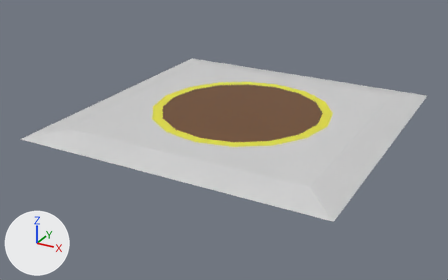
An edit to the Blender file Assets/Models/Nianyi/Water Dump.blend, drawn before and after from the same camera.
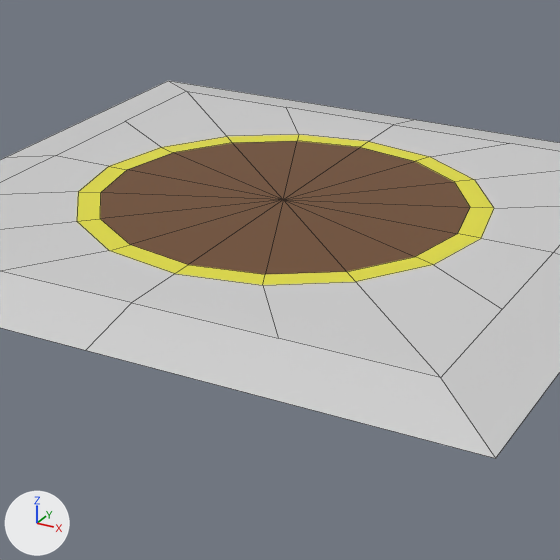
Old and new are each drawn whole from a 50 mm camera at (0.88, -1.706, 0.742) aimed at (-0.034, -0.044, -0.089) and again close up on the part from 27% to 81% of the width and 8% to 95% of the height. The axes (+X, +Y, +Z) are drawn at lower left. The lights are the same throughout. The close-ups show mesh edges as thin lines.

The older version as bpy lines, for what is in view:
```python
me_plane = bpy.data.meshes.new('Plane')
me_plane.from_pydata(...)  # 57 vertices, 56 faces; spans x -0.5..0.5, y -0.016..0.004, z -0.516..0.484
# faces by material slot: [24, 16, 16]
me_plane.materials.append(mat_surface)  # light grey #d2d2d2
me_plane.materials.append(mat_drain_hole)  # brown #714c2c
me_plane.materials.append(mat_ring)  # yellow #e7e240
ob_plane = bpy.data.objects.new('Plane', me_plane)
ob_plane.location = (0.0, 0.0, 0.0)
ob_plane.rotation_euler = (1.571, 0.0, 0.0)  # degrees (90, 0, 0)
```
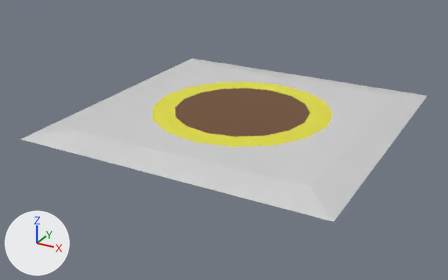
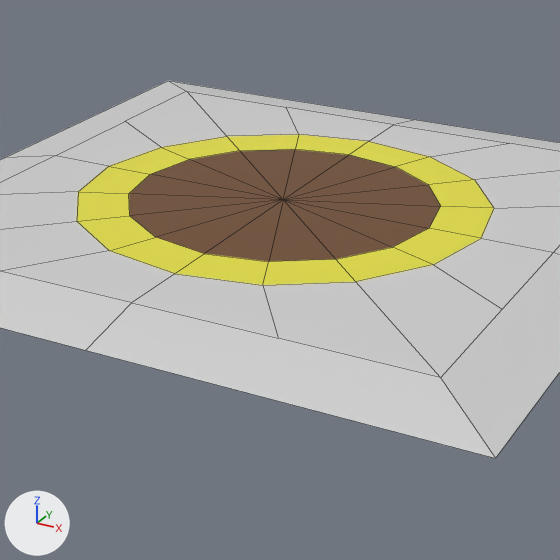
Changed parts and their boxes (x1, y1, x2, y2) in the close-ups (560 x 560 px; the box of a moved part takes in the faces that stretch with it):
part 1 of me_plane, moved or reshaped
    both: (77, 134, 494, 285)

The change in detail:
me_plane has 57 vertices, 56 faces and spans x -0.5..0.5, y -0.016..0.004, z -0.516..0.484.
me_plane is used by ob_plane; location (0.0, 0.0, 0.0); rotation (1.571, 0.0, 0.0), in degrees (90, 0, 0).
Part 1, on me_plane:
Vertex 41 of me_plane moves from (-0.267, 0.004, -0.016) at pixel (127, 169) to (-0.225, 0.004, -0.016) at pixel (150, 174).
Vertex 42 of me_plane moves from (0.0, 0.004, 0.251) at pixel (188, 264) to (0.0, 0.004, 0.209) at pixel (204, 253).
Vertex 43 of me_plane moves from (-0.189, 0.004, 0.172) at pixel (100, 218) to (-0.159, 0.004, 0.143) at pixel (129, 215).
Vertex 44 of me_plane moves from (-0.102, 0.004, 0.23) at pixel (130, 244) to (-0.086, 0.004, 0.192) at pixel (155, 237).
Vertex 45 of me_plane moves from (-0.246, 0.004, 0.086) at pixel (100, 192) to (-0.208, 0.004, 0.07) at pixel (128, 193).
Vertex 46 of me_plane moves from (0.267, 0.004, -0.016) at pixel (457, 233) to (0.225, 0.004, -0.016) at pixel (429, 228).
Vertex 47 of me_plane moves from (0.189, 0.004, 0.172) at pixel (346, 271) to (0.159, 0.004, 0.143) at pixel (335, 259).
Vertex 48 of me_plane moves from (0.102, 0.004, 0.23) at pixel (265, 274) to (0.086, 0.004, 0.192) at pixel (268, 261).
Vertex 49 of me_plane moves from (0.246, 0.004, 0.086) at pixel (415, 256) to (0.208, 0.004, 0.07) at pixel (392, 247).
Vertex 50 of me_plane moves from (0.0, 0.004, -0.283) at pixel (360, 147) to (0.0, 0.004, -0.241) at pixel (349, 154).
Vertex 51 of me_plane moves from (-0.189, 0.004, -0.205) at pixel (232, 142) to (-0.159, 0.004, -0.175) at pixel (239, 150).
Vertex 52 of me_plane moves from (-0.102, 0.004, -0.262) at pixel (297, 140) to (-0.086, 0.004, -0.224) at pixel (295, 149).
Vertex 53 of me_plane moves from (-0.246, 0.004, -0.118) at pixel (173, 152) to (-0.208, 0.004, -0.102) at pixel (189, 159).
Vertex 54 of me_plane moves from (0.189, 0.004, -0.205) at pixel (454, 181) to (0.159, 0.004, -0.175) at pixel (428, 184).
Vertex 55 of me_plane moves from (0.102, 0.004, -0.262) at pixel (415, 161) to (0.086, 0.004, -0.224) at pixel (395, 166).
Vertex 56 of me_plane moves from (0.246, 0.004, -0.118) at pixel (470, 207) to (0.208, 0.004, -0.102) at pixel (440, 206).
